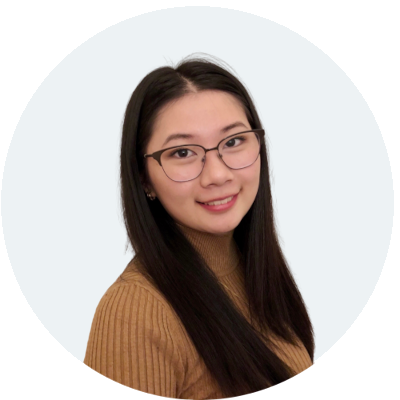
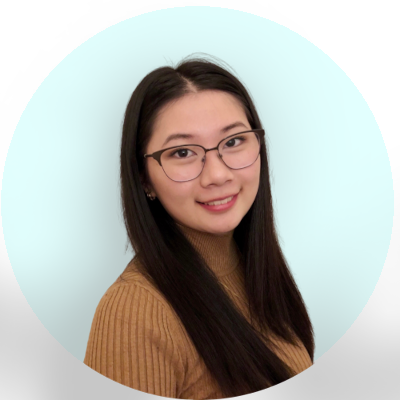
Layered file, before and after one edit (400×400). Changes by layer:
added layer "Layer #1" (darken, 52%) above "Layer" over [0, 6, 400, 400]
painted on "Layer" over [1, 6, 394, 369]
